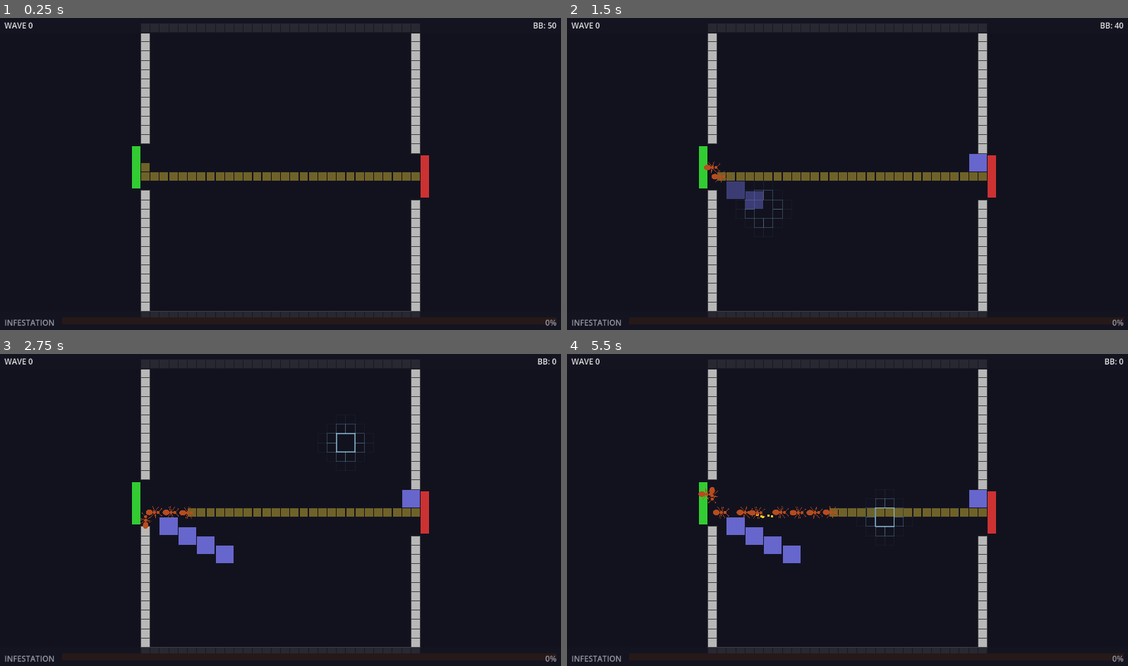
Above: before the commit, frames 1-4 (two rows, left to right).
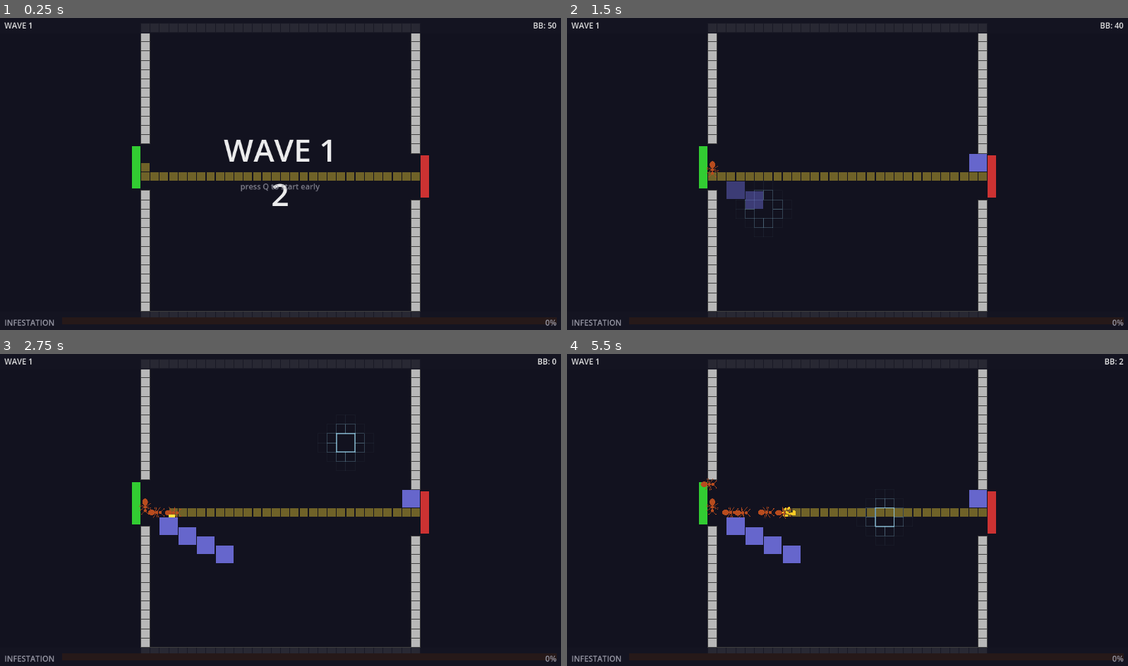
Above: after the commit, the same moments.

Repository: TimGoergen/critter-quitters
Game: Godot game, scene res://Main.tscn
Same seed, same stepped clock (60 frames per second), same inputs: the game is played once before the commit and once after it.
Inputs (mouse positions are in pixels of both pictures, inside the frame that each line leads up to):
- Up to frame 1 (0.25 s): no input
- Up to frame 2 (1.5 s): tap Q at 0.5, 0.6 s; move the mouse to (970, 155) at 0.52 s; click (970, 155) at 0.67 s; tap Space at 1.25 s; drag from (735, 186) to (819, 236) at 1.27 s
- Up to frame 3 (2.75 s): move the mouse to (336, 438) at 2.02 s; tap Q at 2.1 s; click (336, 438) at 2.17 s
- Up to frame 4 (5.5 s): drag from (819, 572) to (679, 460) at 2.77 s; move the mouse to (1015, 556) at 3.52 s; tap Q at 3.6, 5.1 s; click (1015, 556) at 3.67 s; drag from (679, 460) to (763, 428) at 4.27 s; move the mouse to (875, 506) at 5.02 s; click (875, 506) at 5.17 s

The runs differ from the first frame. In frame 1, 0.8% of the frame differs, in the area x 5-60%, y 1-61%; in frame 2, 0.1%; in frame 3, 0.2%; in frame 4, 0.6%.

Commit message:
Add 2-second between-wave countdown with Q-to-skip
- Arena counts down 2 seconds before each wave; Q skips immediately
- GameState broadcasts wave_countdown_changed and wave_changed signals
- HUD shows centred countdown splash (wave number + seconds) and Q hint
- Stale timer ticks after Q-skip are ignored via _countdown_active flag
- Also bump trap range +60% and damage +50% (balance pass)

Co-Authored-By: Claude Sonnet 4.6 <noreply@anthropic.com>

Diff:
--- a/game/arena/Arena.gd
+++ b/game/arena/Arena.gd
@@ -81,8 +81,11 @@
 
 # Wave spawning — enemies launch one at a time with a small gap between them.
 const WAVE_SIZE: int = 10
-const SPAWN_INTERVAL: float = 0.6   # seconds between each enemy in the wave
+const SPAWN_INTERVAL: float = 0.6      # seconds between each enemy in the wave
+const WAVE_COUNTDOWN: int  = 2         # seconds of countdown before each wave
+
 var _enemies_left_to_spawn: int = 0
+var _countdown_active: bool     = false  # true while between-wave countdown is ticking
 
 # The path currently drawn as yellow markers. Updated on every grid change
 # and trimmed forward as the enemy advances through cells.
@@ -182,6 +185,11 @@
 	if event is InputEventScreenTouch:
 		if event.pressed and event.index > 0 and _pressing:
 			_cancel_drag_placement()
+		return
+
+	if event is InputEventKey:
+		if event.pressed and not event.echo:
+			_handle_key(event.keycode)
 		return
 
 	if not event is InputEventMouseButton:
@@ -518,8 +526,37 @@
 		_start_wave()
 
 
+## Increments the wave counter and begins the between-wave countdown.
+func _start_wave() -> void:
+	GameState.current_wave += 1
+	_countdown_active = true
+	GameState.set_countdown(WAVE_COUNTDOWN)
+	get_tree().create_timer(1.0).timeout.connect(_on_countdown_tick.bind(WAVE_COUNTDOWN - 1))
+
+
+## Called once per second during the countdown. Fires the wave when it reaches 0.
+func _on_countdown_tick(seconds_remaining: int) -> void:
+	if not _countdown_active:
+		return
+	GameState.set_countdown(seconds_remaining)
+	if seconds_remaining > 0:
+		get_tree().create_timer(1.0).timeout.connect(_on_countdown_tick.bind(seconds_remaining - 1))
+	else:
+		_countdown_active = false
+		_launch_wave()
+
+
+## Skips any active countdown and starts the wave immediately.
+## Q key triggers this; a Bug Bucks bonus for early launch is TODO.
+func _handle_key(keycode: int) -> void:
+	if keycode == KEY_Q and _countdown_active:
+		_countdown_active = false
+		GameState.set_countdown(0)
+		_launch_wave()
+
+
 ## Begins spawning WAVE_SIZE enemies, one every SPAWN_INTERVAL seconds.
-func _start_wave() -> void:
+func _launch_wave() -> void:
 	_enemies_left_to_spawn = WAVE_SIZE
 	get_tree().create_timer(SPAWN_INTERVAL).timeout.connect(_spawn_next_in_wave)
 
--- a/game/core/GameState.gd
+++ b/game/core/GameState.gd
@@ -47,6 +47,13 @@
 ## Emitted whenever infestation_level changes. HUD connects here to stay current.
 signal infestation_changed(new_level: float)
 
+## Emitted when current_wave changes.
+signal wave_changed(new_wave: int)
+
+## Emitted each second during the between-wave countdown.
+## seconds_remaining == 0 means the countdown ended (wave is launching).
+signal wave_countdown_changed(seconds_remaining: int)
+
 
 # ---------------------------------------------------------------------------
 # Constants
@@ -80,7 +87,10 @@
 
 ## The wave the player is currently on. Starts at 0; incremented to 1
 ## when the first wave begins.
-var current_wave: int = 0
+var current_wave: int = 0:
+	set(value):
+		current_wave = value
+		wave_changed.emit(value)
 
 ## The player's current in-run currency. Earned by killing pests;
 ## spent on traps, upgrades, and store rerolls.
@@ -142,6 +152,12 @@
 	return true
 
 
+## Broadcasts the current countdown value to HUD and other listeners.
+## Called once per second by Arena during the between-wave countdown.
+func set_countdown(seconds: int) -> void:
+	wave_countdown_changed.emit(seconds)
+
+
 ## Increases infestation_level by points / INFESTATION_MAX.
 ## Calls end_run() if the level reaches 1.0.
 func add_infestation(points: int) -> void:
--- a/game/traps/Trap.gd
+++ b/game/traps/Trap.gd
@@ -38,10 +38,10 @@
 ##   cooldown — seconds between shots; 0.0 = passive (no shots fired)
 ##   color    — placeholder box colour (replaced by ASCII billboard in Phase 3)
 const STATS := {
-	TrapType.SNAP_TRAP:  { "damage": 1.5,  "range": 3.5, "cooldown": 1.0, "cost": 10, "color": Color(0.40, 0.40, 0.80) },
-	TrapType.ZAPPER:     { "damage": 25.0, "range": 6.0, "cooldown": 2.5, "cost": 25, "color": Color(0.90, 0.85, 0.20) },
-	TrapType.FOGGER:     { "damage": 15.0, "range": 4.0, "cooldown": 2.0, "cost": 20, "color": Color(0.60, 0.90, 0.60) },
-	TrapType.GLUE_BOARD: { "damage": 0.0,  "range": 3.0, "cooldown": 0.0, "cost": 15, "color": Color(0.80, 0.70, 0.30) },
+	TrapType.SNAP_TRAP:  { "damage": 2.25, "range": 5.6, "cooldown": 1.0, "cost": 10, "color": Color(0.40, 0.40, 0.80) },
+	TrapType.ZAPPER:     { "damage": 37.5, "range": 9.6, "cooldown": 2.5, "cost": 25, "color": Color(0.90, 0.85, 0.20) },
+	TrapType.FOGGER:     { "damage": 22.5, "range": 6.4, "cooldown": 2.0, "cost": 20, "color": Color(0.60, 0.90, 0.60) },
+	TrapType.GLUE_BOARD: { "damage": 0.0,  "range": 4.8, "cooldown": 0.0, "cost": 15, "color": Color(0.80, 0.70, 0.30) },
 }
 
 
--- a/game/ui/HUD.gd
+++ b/game/ui/HUD.gd
@@ -1,5 +1,6 @@
 ## HUD.gd
-## Minimal in-run overlay: Bug Bucks counter, wave number, Infestation bar.
+## Minimal in-run overlay: Bug Bucks counter, wave number, Infestation bar,
+## and between-wave countdown splash.
 ## Built procedurally — no scene file required.
 
 extends CanvasLayer
@@ -9,6 +10,8 @@
 const COLOR_BAR_FILL    := Color(0.85, 0.22, 0.22, 1.0)
 const COLOR_TEXT        := Color(0.90, 0.90, 0.90, 1.0)
 const COLOR_TEXT_DIM    := Color(0.60, 0.60, 0.65, 1.0)
+const COLOR_COUNTDOWN   := Color(1.00, 1.00, 1.00, 0.92)
+const COLOR_HINT        := Color(0.60, 0.60, 0.65, 0.80)
 
 const PANEL_H: float = 40.0
 const BAR_H:   float = 14.0
@@ -18,22 +21,25 @@
 var _bucks_label:       Label
 var _infestation_fill:  ColorRect
 var _infestation_label: Label
+var _countdown_label:   Label
+var _hint_label:        Label
 
 
 func _ready() -> void:
 	_build_ui()
 	GameState.bug_bucks_changed.connect(_on_bucks_changed)
 	GameState.infestation_changed.connect(_on_infestation_changed)
-	GameState.phase_changed.connect(_on_phase_changed)
+	GameState.wave_changed.connect(_on_wave_changed)
+	GameState.wave_countdown_changed.connect(_on_wave_countdown_changed)
 	_on_bucks_changed(GameState.bug_bucks)
 	_on_infestation_changed(GameState.infestation_level)
-	_refresh_wave()
+	_on_wave_changed(GameState.current_wave)
 
 
 func _build_ui() -> void:
 	# --- Top panel ---
 	var top_bg := ColorRect.new()
-	top_bg.color = COLOR_PANEL_BG
+	top_bg.color         = COLOR_PANEL_BG
 	top_bg.anchor_right  = 1.0
 	top_bg.anchor_bottom = 0.0
 	top_bg.offset_bottom = PANEL_H
@@ -42,18 +48,18 @@
 	_wave_label = _make_label("WAVE 0", Vector2(MARGIN, 0.0), PANEL_H)
 	top_bg.add_child(_wave_label)
 
-	_bucks_label = _make_label("BB: 0", Vector2(0.0, 0.0), PANEL_H)
-	_bucks_label.anchor_left  = 1.0
-	_bucks_label.anchor_right = 1.0
-	_bucks_label.offset_left  = -140.0
-	_bucks_label.offset_right = -MARGIN
+	_bucks_label                    = _make_label("BB: 0", Vector2(0.0, 0.0), PANEL_H)
+	_bucks_label.anchor_left        = 1.0
+	_bucks_label.anchor_right       = 1.0
+	_bucks_label.offset_left        = -140.0
+	_bucks_label.offset_right       = -MARGIN
 	_bucks_label.horizontal_alignment = HORIZONTAL_ALIGNMENT_RIGHT
 	top_bg.add_child(_bucks_label)
 
 	# --- Bottom infestation bar ---
 	var bar_bg := ColorRect.new()
-	bar_bg.color = COLOR_PANEL_BG
-	bar_bg.anchor_top    = 1.0
+	bar_bg.color        = COLOR_PANEL_BG
+	bar_bg.anchor_top   = 1.0
 	bar_bg.anchor_bottom = 1.0
 	bar_bg.anchor_right  = 1.0
 	bar_bg.offset_top    = -(BAR_H + MARGIN * 2.0)
@@ -64,28 +70,51 @@
 	bar_bg.add_child(bar_label)
 
 	var track := ColorRect.new()
-	track.color        = COLOR_BAR_BG
-	track.anchor_right = 1.0
-	track.offset_left  = 130.0
-	track.offset_right = -MARGIN
-	track.offset_top   = MARGIN
+	track.color         = COLOR_BAR_BG
+	track.anchor_right  = 1.0
+	track.offset_left   = 130.0
+	track.offset_right  = -MARGIN
+	track.offset_top    = MARGIN
 	track.offset_bottom = MARGIN + BAR_H
 	bar_bg.add_child(track)
 
-	_infestation_fill = ColorRect.new()
-	_infestation_fill.color  = COLOR_BAR_FILL
-	_infestation_fill.size.y = BAR_H
+	_infestation_fill          = ColorRect.new()
+	_infestation_fill.color    = COLOR_BAR_FILL
+	_infestation_fill.size.y   = BAR_H
 	_infestation_fill.position.y = MARGIN
 	track.add_child(_infestation_fill)
 
-	_infestation_label = _make_label("0%", Vector2(0.0, 0.0), BAR_H + MARGIN * 2.0)
-	_infestation_label.anchor_left   = 1.0
-	_infestation_label.anchor_right  = 1.0
-	_infestation_label.offset_left   = -56.0
-	_infestation_label.offset_right  = -MARGIN
+	_infestation_label                    = _make_label("0%", Vector2(0.0, 0.0), BAR_H + MARGIN * 2.0)
+	_infestation_label.anchor_left        = 1.0
+	_infestation_label.anchor_right       = 1.0
+	_infestation_label.offset_left        = -56.0
+	_infestation_label.offset_right       = -MARGIN
 	_infestation_label.horizontal_alignment = HORIZONTAL_ALIGNMENT_RIGHT
 	_infestation_label.add_theme_color_override("font_color", COLOR_TEXT_DIM)
 	bar_bg.add_child(_infestation_label)
+
+	# --- Countdown splash (centred, hidden by default) ---
+	_countdown_label = Label.new()
+	_countdown_label.anchor_right              = 1.0
+	_countdown_label.anchor_bottom             = 1.0
+	_countdown_label.horizontal_alignment      = HORIZONTAL_ALIGNMENT_CENTER
+	_countdown_label.vertical_alignment        = VERTICAL_ALIGNMENT_CENTER
+	_countdown_label.add_theme_font_size_override("font_size", 64)
+	_countdown_label.add_theme_color_override("font_color", COLOR_COUNTDOWN)
+	_countdown_label.visible = false
+	add_child(_countdown_label)
+
+	_hint_label = Label.new()
+	_hint_label.anchor_right              = 1.0
+	_hint_label.anchor_bottom             = 1.0
+	_hint_label.offset_top                = 60.0
+	_hint_label.horizontal_alignment      = HORIZONTAL_ALIGNMENT_CENTER
+	_hint_label.vertical_alignment        = VERTICAL_ALIGNMENT_CENTER
+	_hint_label.add_theme_font_size_override("font_size", 16)
+	_hint_label.add_theme_color_override("font_color", COLOR_HINT)
+	_hint_label.text    = "press Q to start early"
+	_hint_label.visible = false
+	add_child(_hint_label)
 
 
 func _on_bucks_changed(amount: int) -> void:
@@ -98,12 +127,18 @@
 	_infestation_label.text  = "%d%%" % roundi(level * 100.0)
 
 
-func _on_phase_changed(_phase: int) -> void:
-	_refresh_wave()
+func _on_wave_changed(wave: int) -> void:
+	_wave_label.text = "WAVE %d" % wave
 
 
-func _refresh_wave() -> void:
-	_wave_label.text = "WAVE %d" % GameState.current_wave
+func _on_wave_countdown_changed(seconds_remaining: int) -> void:
+	if seconds_remaining > 0:
+		_countdown_label.text    = "WAVE %d\n%d" % [GameState.current_wave, seconds_remaining]
+		_countdown_label.visible = true
+		_hint_label.visible      = true
+	else:
+		_countdown_label.visible = false
+		_hint_label.visible      = false
 
 
 func _make_label(text: String, pos: Vector2, container_h: float) -> Label:
